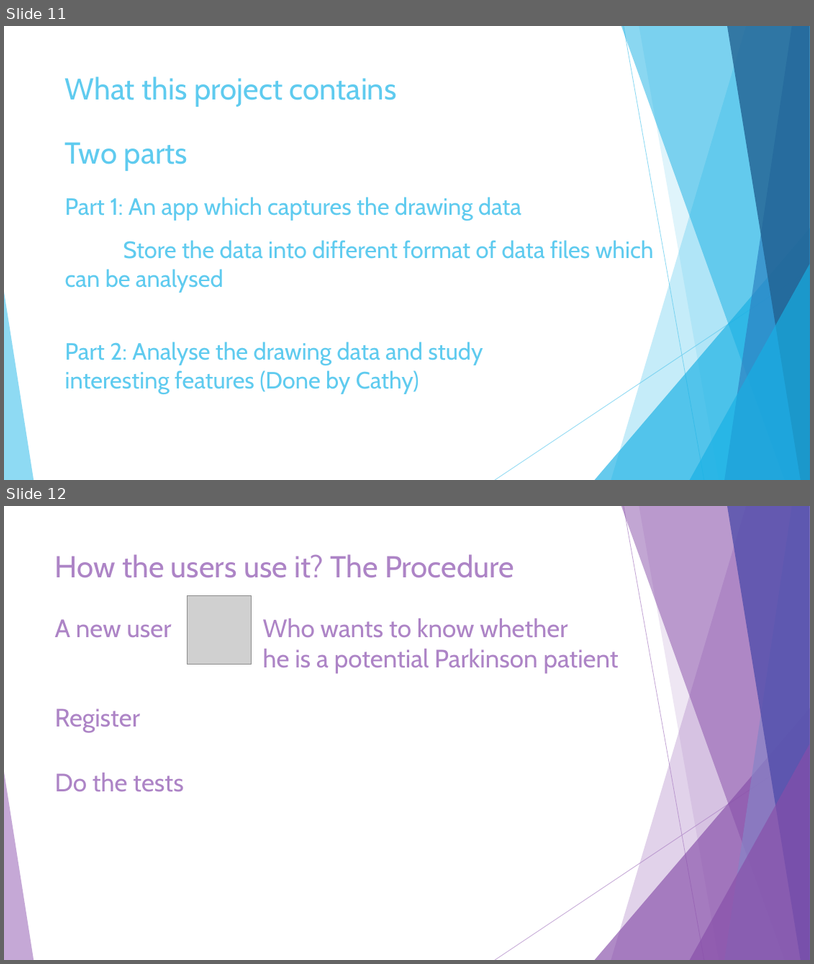
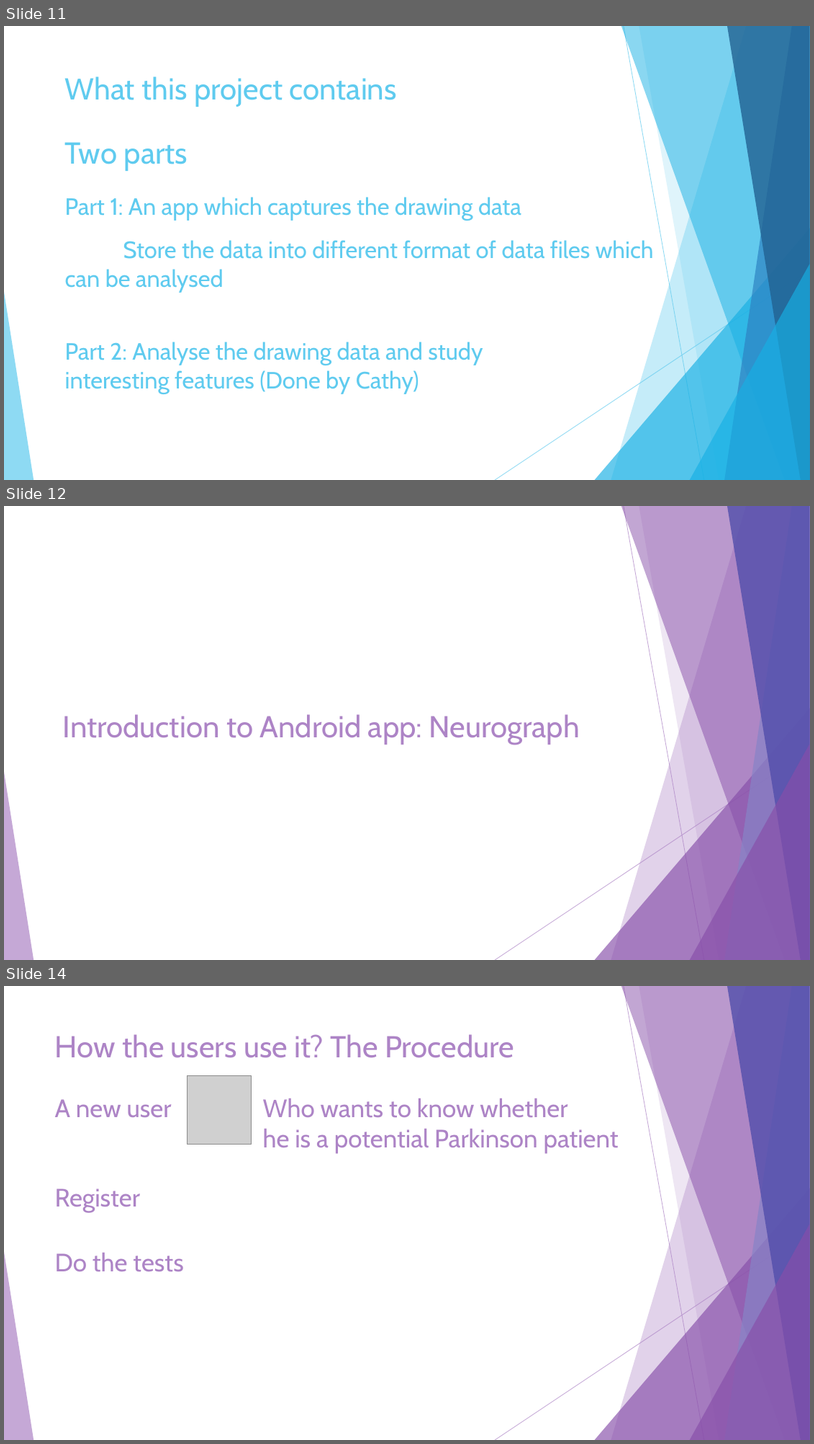
Before and after one commit to JiashuWu/NeuroGraph, a slide deck: Neurograph Project Presentation/Neurograph Presentation Jiashu Wu.pptx. Shown one above the other, each under a label of ours: slides 11 and 12 before the commit, slides 11, 12 and 14 after it; the slides between them are not shown. The pictures are 814x964 and 814x1444 pixels, drawn with LibreOffice and Linux fonts; fonts in the diff are those of the drawing; grey boxes stand for pictures. Boxes give left, top, right and bottom in pixels: in the first picture for what was removed or moved away, otherwise in the second. Text is boxed around its words. In the diff, an @@ line names an element or a change of style, - is before the commit and + after.

Commit message:
Updated Neurograph Presentation;

```diff
--- a/Neurograph Project Presentation/Neurograph Presentation Jiashu Wu.pptx
+++ b/Neurograph Project Presentation/Neurograph Presentation Jiashu Wu.pptx
@@ slide 12 added at [4,506,810,960], background #FFFFFF; not listed: 10 template elements that a slide beside it also shows @@
@@ title added at [63,714,580,744], 36 pt, text #AD84C6 @@
+Introduction to Android app: Neurograph
@@ what was slide 12 is now slide 14 @@
```
Also in this commit, not shown: 2 slides changed, 9 other slides added, 1 other file.
